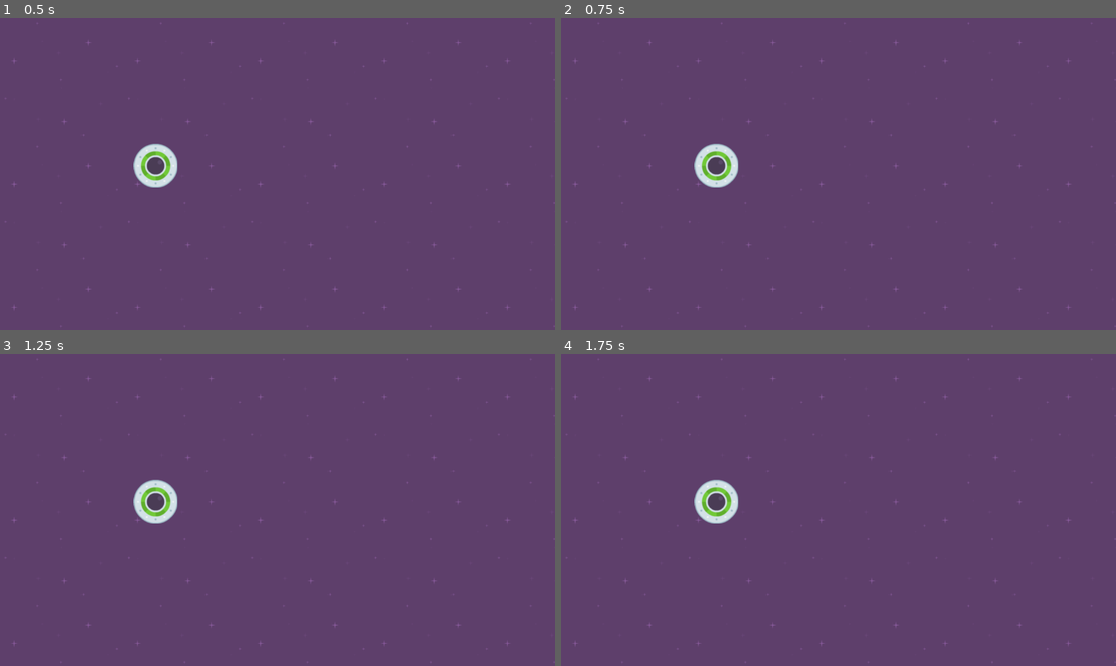
Above: before the commit, frames 1-4 (two rows, left to right).
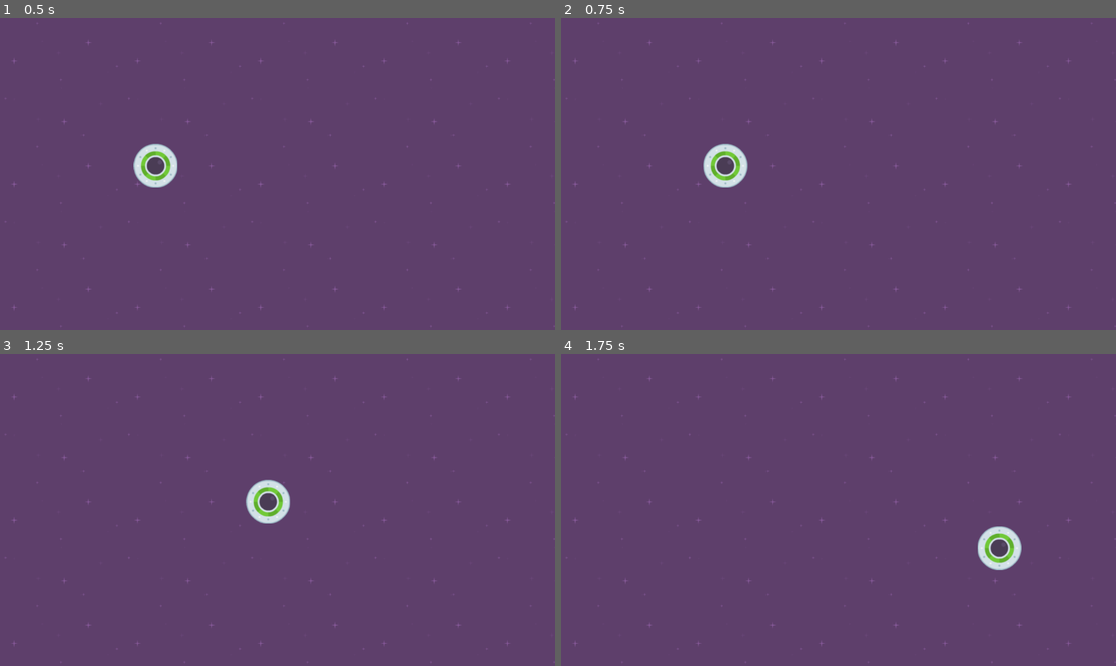
Above: after the commit, the same moments.

Repository: largozor/speedy-saucer
Game: Godot game, scene res://level_1.tscn
The game is run twice, just before and just after one commit, with the same random seed, the same clock (stepped at 60 frames per second) and the same inputs.
Inputs:
- Up to frame 1 (0.5 s): no input
- Up to frame 2 (0.75 s): tap Enter at 0.5 s; hold Right (move_right, bound only after the commit) from 0.53 s (still down)
- Up to frame 3 (1.25 s): keep holding Right (move_right, bound only after the commit)
- Up to frame 4 (1.75 s): release Right (move_right, bound only after the commit) at 1.28 s; hold S (move_down, bound only after the commit) from 1.28 s (still down)

Frame 1 is identical in both runs. In frame 2, 1.0% of the frame differs, in the area x 24-34%, y 40-55%; in frame 3, 1.5%, in the area x 24-53%, y 40-55%; in frame 4, 1.5%.

Commit message:
SS-2.17-added-basic-input
Added keyboard input for basic movement

Diff:
--- a/player.gd
+++ b/player.gd
@@ -3,9 +3,20 @@
 
 # Called when the node enters the scene tree for the first time.
 func _ready() -> void:
-	pass # Replace with function body.
 
+	pass
 
-# Called every frame. 'delta' is the elapsed time since the previous frame.
 func _process(delta: float) -> void:
 	pass
+
+func _physics_process(delta: float) -> void:
+	var force = 1000
+	if Input.is_action_pressed("move_right"):
+		apply_force(Vector2(force,0))
+	elif Input.is_action_pressed("move_left"):
+		apply_force(Vector2(-force,0))
+	elif Input.is_action_pressed("move_up"):
+		apply_force(Vector2(0, -force))
+	elif Input.is_action_pressed("move_down"):
+		apply_force(Vector2(0, force))
+	pass
--- a/project.godot
+++ b/project.godot
@@ -14,3 +14,30 @@
 run/main_scene="uid://cvax3us3mip72"
 config/features=PackedStringArray("4.5", "Forward Plus")
 config/icon="res://icon.svg"
+
+[input]
+
+move_right={
+"deadzone": 0.2,
+"events": [Object(InputEventKey,"resource_local_to_scene":false,"resource_name":"","device":-1,"window_id":0,"alt_pressed":false,"shift_pressed":false,"ctrl_pressed":false,"meta_pressed":false,"pressed":false,"keycode":0,"physical_keycode":4194321,"key_label":0,"unicode":0,"location":0,"echo":false,"script":null)
+, Object(InputEventKey,"resource_local_to_scene":false,"resource_name":"","device":-1,"window_id":0,"alt_pressed":false,"shift_pressed":false,"ctrl_pressed":false,"meta_pressed":false,"pressed":false,"keycode":0,"physical_keycode":68,"key_label":0,"unicode":100,"location":0,"echo":false,"script":null)
+]
+}
+move_left={
+"deadzone": 0.2,
+"events": [Object(InputEventKey,"resource_local_to_scene":false,"resource_name":"","device":-1,"window_id":0,"alt_pressed":false,"shift_pressed":false,"ctrl_pressed":false,"meta_pressed":false,"pressed":false,"keycode":0,"physical_keycode":4194319,"key_label":0,"unicode":0,"location":0,"echo":false,"script":null)
+, Object(InputEventKey,"resource_local_to_scene":false,"resource_name":"","device":-1,"window_id":0,"alt_pressed":false,"shift_pressed":false,"ctrl_pressed":false,"meta_pressed":false,"pressed":false,"keycode":0,"physical_keycode":65,"key_label":0,"unicode":97,"location":0,"echo":false,"script":null)
+]
+}
+move_up={
+"deadzone": 0.2,
+"events": [Object(InputEventKey,"resource_local_to_scene":false,"resource_name":"","device":-1,"window_id":0,"alt_pressed":false,"shift_pressed":false,"ctrl_pressed":false,"meta_pressed":false,"pressed":false,"keycode":0,"physical_keycode":87,"key_label":0,"unicode":119,"location":0,"echo":false,"script":null)
+, Object(InputEventKey,"resource_local_to_scene":false,"resource_name":"","device":-1,"window_id":0,"alt_pressed":false,"shift_pressed":false,"ctrl_pressed":false,"meta_pressed":false,"pressed":false,"keycode":0,"physical_keycode":4194320,"key_label":0,"unicode":0,"location":0,"echo":false,"script":null)
+]
+}
+move_down={
+"deadzone": 0.2,
+"events": [Object(InputEventKey,"resource_local_to_scene":false,"resource_name":"","device":-1,"window_id":0,"alt_pressed":false,"shift_pressed":false,"ctrl_pressed":false,"meta_pressed":false,"pressed":false,"keycode":0,"physical_keycode":83,"key_label":0,"unicode":115,"location":0,"echo":false,"script":null)
+, Object(InputEventKey,"resource_local_to_scene":false,"resource_name":"","device":-1,"window_id":0,"alt_pressed":false,"shift_pressed":false,"ctrl_pressed":false,"meta_pressed":false,"pressed":false,"keycode":0,"physical_keycode":4194322,"key_label":0,"unicode":0,"location":0,"echo":false,"script":null)
+]
+}
